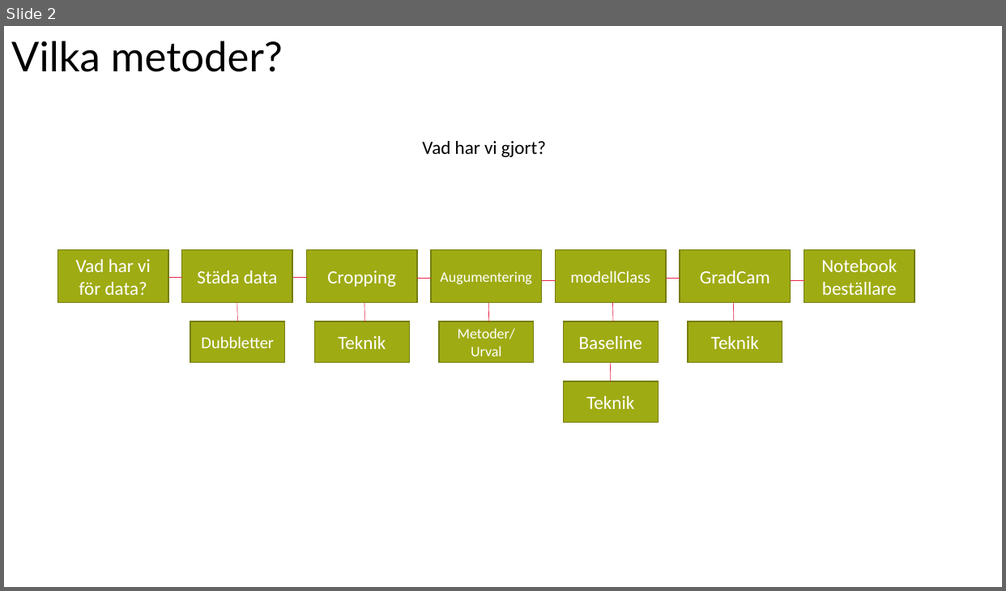
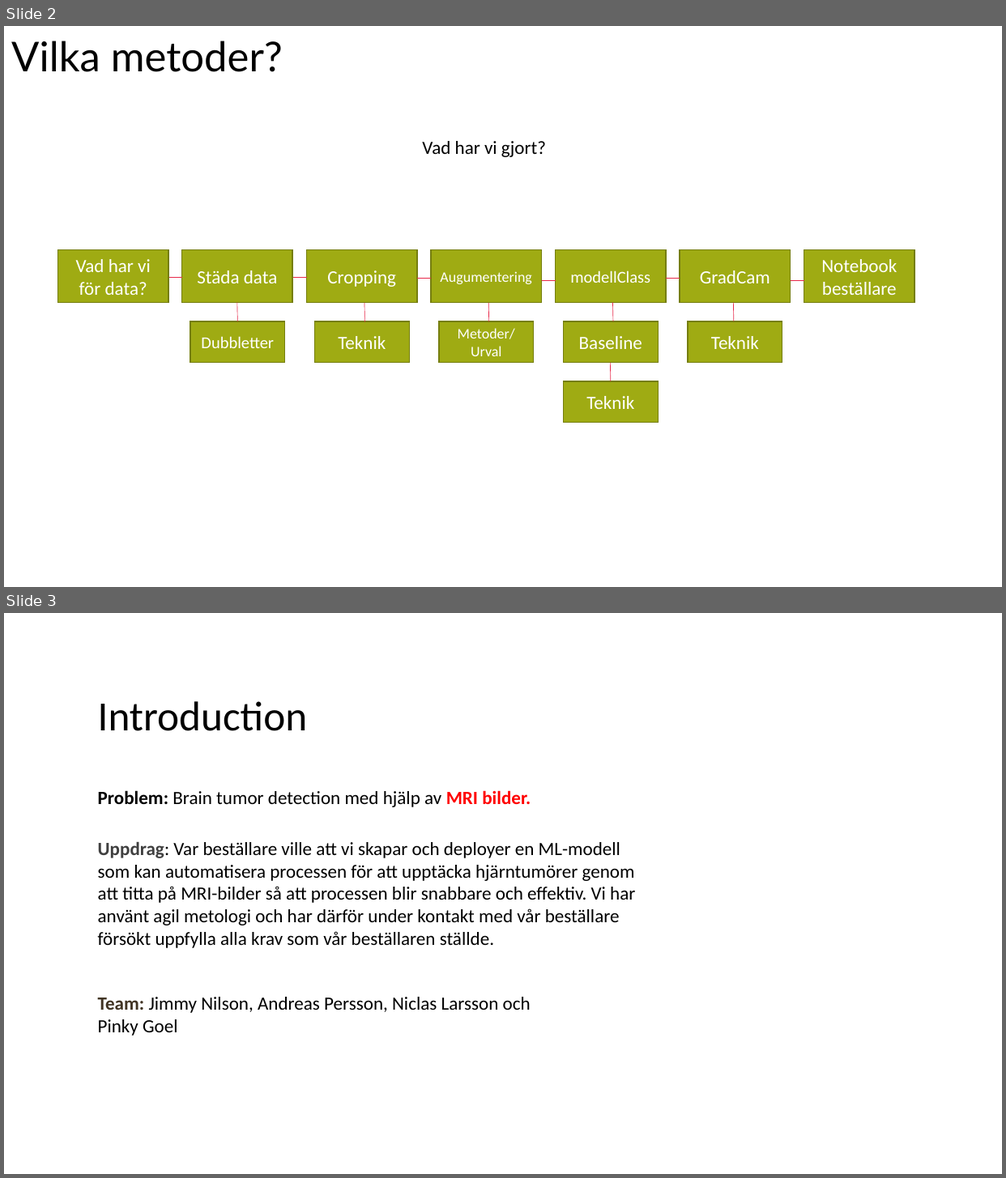
Before and after one commit to Jimmy-Nnilsson/StudieGrupp3_MLProjekt, a slide deck: Projectdocuments/GruppPresentation_NL.pptx. Shown one above the other, each under a label of ours: slide 2 before the commit, slides 2 and 3 after it. The pictures are 1006x591 and 1006x1178 pixels, drawn with LibreOffice and Linux fonts; fonts in the diff are those of the drawing; background and template pictures are left out. Boxes give left, top, right and bottom in pixels: in the first picture for what was removed or moved away, otherwise in the second. Text is boxed around its words. In the diff, an @@ line names an element or a change of style, - is before the commit and + after.

Commit message:
Slides added by Pinky

```diff
--- a/Projectdocuments/GruppPresentation_NL.pptx
+++ b/Projectdocuments/GruppPresentation_NL.pptx
@@ slide 3 added at bbox=[4, 613, 1002, 1174], background picture (left out) @@
@@ text added at bbox=[98, 701, 308, 731], 40 pt, text #000000 @@
+Introduction
@@ text added at bbox=[98, 790, 530, 807], 18 pt, text #000000 @@
+Problem: Brain tumor detection med hjälp av MRI bilder.
@@ text added at bbox=[98, 842, 635, 948], 18 pt, text #000000 @@
+Uppdrag: Var beställare ville att vi skapar och deployer en ML-modell som kan automatisera processen för att upptäcka hjärntumörer genom att titta på MRI-bilder så att processen blir snabbare och effektiv. Vi har använt agil metologi och har därför under kontakt med vår beställare försökt uppfylla alla krav som vår beställaren ställde.
@@ text added at bbox=[98, 997, 530, 1036], 18 pt, text #000000 @@
+Team: Jimmy Nilson, Andreas Persson, Niclas Larsson och Pinky Goel
```
Also in this commit, not shown: 6 other slides added.
